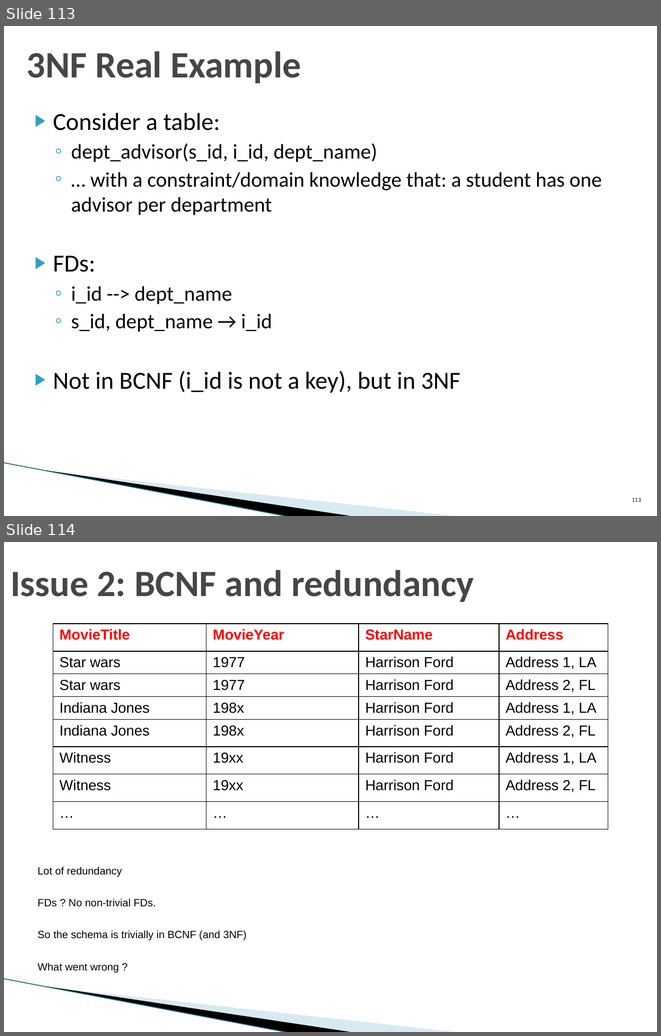
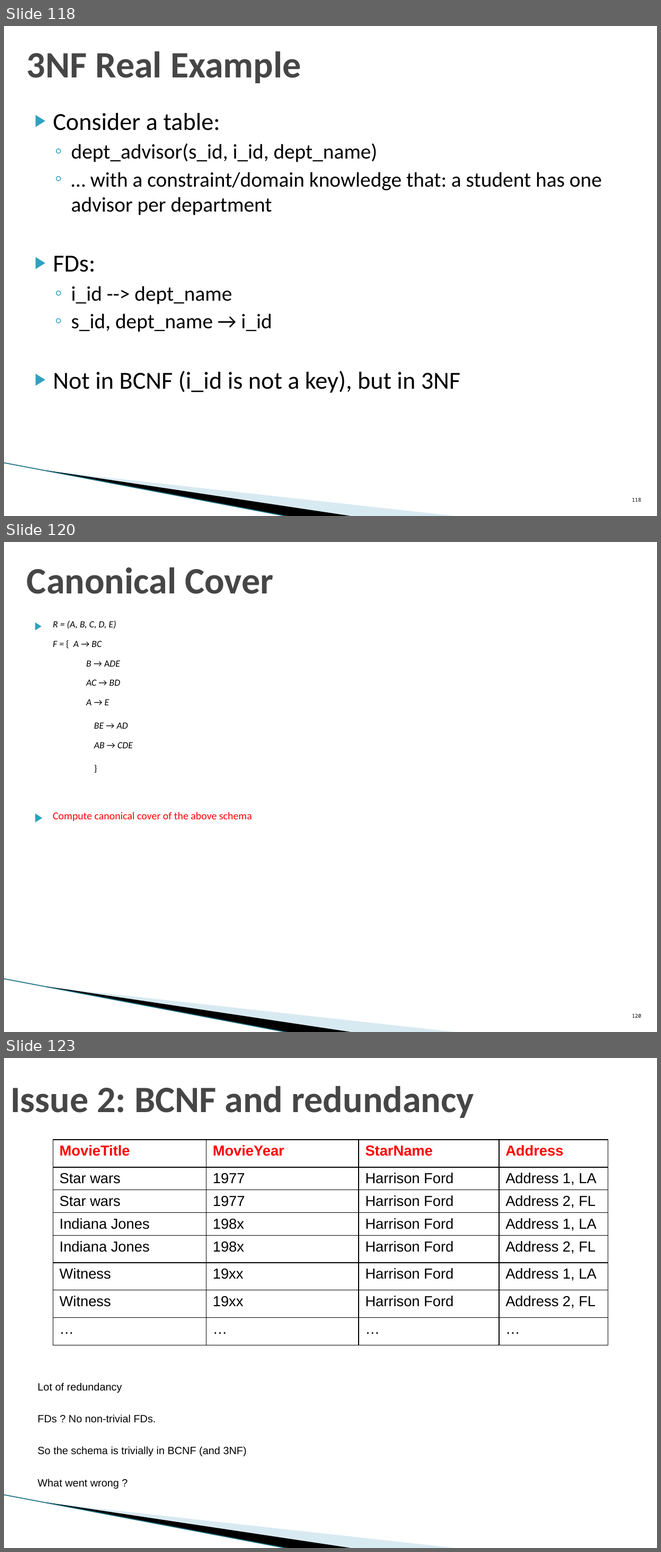
Before and after one commit to umddb/cmsc424-spring2024, a slide deck: Slides/03-E-R-Normalization.pptx. Shown one above the other, each under a label of ours: slides 113 and 114 before the commit, slides 118, 120 and 123 after it; the slides between them are not shown. The pictures are 661x1036 and 661x1552 pixels, drawn with LibreOffice and Linux fonts; fonts in the diff are those of the drawing; background and template pictures are left out. Boxes give left, top, right and bottom in pixels: in the first picture for what was removed or moved away, otherwise in the second. Text is boxed around its words. In the diff, an @@ line names an element or a change of style, - is before the commit and + after.

```diff
--- a/Slides/03-E-R-Normalization.pptx
+++ b/Slides/03-E-R-Normalization.pptx
@@ slide 120 added at box(4, 542, 657, 1032), background #FFFFFF; not listed: 3 template elements that a slide beside it also shows @@
@@ title added at box(27, 567, 273, 594), 41 pt, text #464646, bold @@
+Canonical Cover
@@ text added at box(53, 620, 252, 821), 18 pt, text #000000 @@
+▶ R = (A, B, C, D, E)
+  F = { A → BC
+  B → ADE
+  AC → BD
+  A → E
+BE → AD
+AB → CDE
+}
+▶ Compute canonical cover of the above schema
@@ page number added at box(632, 1014, 642, 1017), 10 pt, text #000000 @@
+120
@@ what was slide 113 is now slide 118 @@
@@ what was slide 114 is now slide 123 @@
```
Also in this commit, not shown: 4 slides changed, 10 other slides added, 2 other files.
